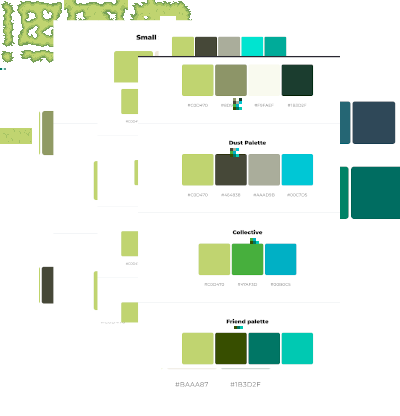
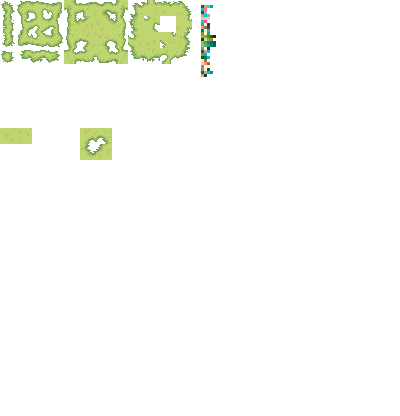
Layer changes from the first 400x416 image to the second:
removed layer "Pasted Layer #15" from group "color palletes" over [138, 55, 340, 369]
removed layer "Pasted Layer #14" from group "color palletes" over [97, 82, 238, 323]
removed layer "Pasted Layer #13" from group "color palletes" over [158, 31, 296, 233]
removed layer "Pasted Layer #12" from group "color palletes" over [53, 20, 299, 340]
removed layer "Pasted Layer #11" from group "color palletes" over [161, 318, 289, 387]
removed layer "Pasted Layer #10" from group "color palletes" over [39, 263, 181, 304]
removed layer "Pasted Layer #9" from group "color palletes" over [39, 106, 183, 160]
removed layer "Pasted Layer #8" from group "color palletes" over [133, 160, 400, 219]
removed layer "Pasted Layer #7" from group "color palletes" over [172, 98, 396, 150]
renamed "Pasted Layer #6" to "Color Pallete", painted on it over [0, 5, 216, 77]
